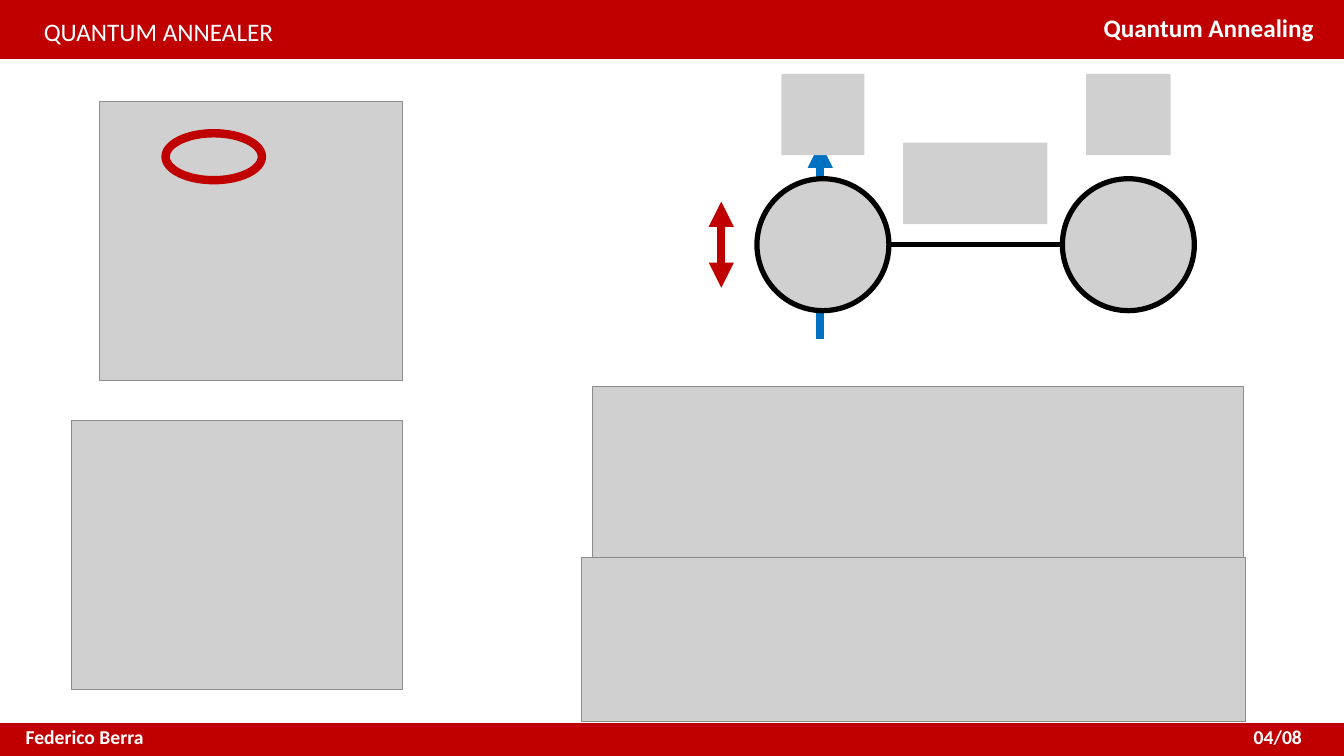
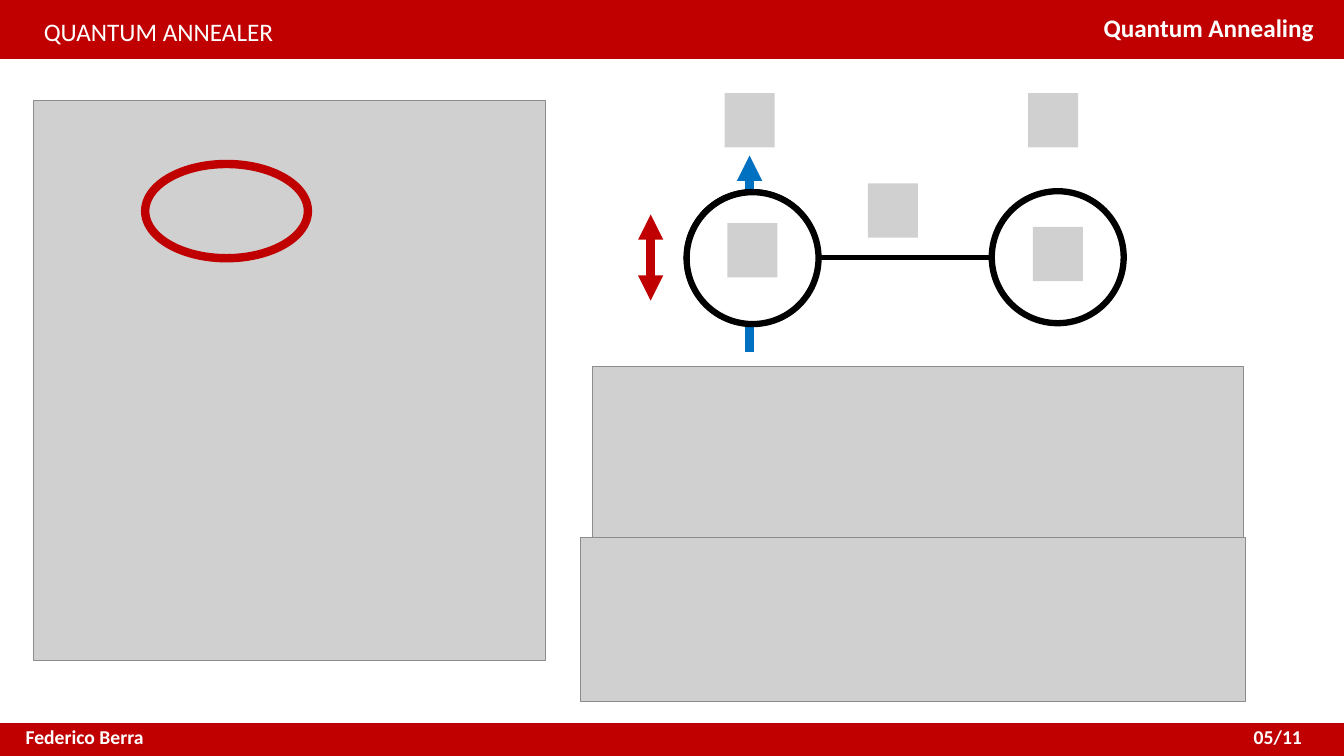
Before and after one commit to XaBerr/tesi-triennale, a slide deck: slide 7 of presentazione/presentazione.pptx (slide 5 before the commit). Drawn at 1344x756 pixels with LibreOffice and Linux fonts; fonts in the diff are those of the drawing; grey boxes stand for pictures. Boxes give left, top, right and bottom in pixels: in the first picture for what was removed or moved away, otherwise in the second. Text is boxed around its words. In the diff, an @@ line names an element or a change of style, - is before the commit and + after.

```diff
--- a/presentazione/presentazione.pptx
+++ b/presentazione/presentazione.pptx
@@ picture: place and size @@
-picture at [100,102,402,380]
+picture at [34,101,545,660]
@@ group removed at [781,74,1195,311]: 4 pictures @@
@@ ellipse: place and size @@
-ellipse at [165,133,262,180]
+ellipse at [145,164,308,259]
@@ arrow moved from (821, 340) - (821, 143) to (750, 352) - (750, 155) @@
@@ group added at [687,93,1124,325]: 5 pictures, 2 ellipses @@
@@ 1 picture, 1 line, 1 double arrow: place and size @@
-1 picture, 1 line, 1 double arrow at [722,178,1063,311]
+1 picture, 1 line, 1 double arrow at [650,192,992,324]
@@ picture: place and size @@
-picture at [593,387,1244,567]
+picture at [593,367,1244,546]
@@ picture removed at [72,421,403,691] @@
@@ picture: place and size @@
-picture at [582,558,1246,722]
+picture at [581,537,1245,702]
@@ text at [1254,730,1302,745]: text changed @@
-04/08
+05/11
```
Also in this commit, not shown: 8 other slides changed, 3 slides added, 4 other files.
